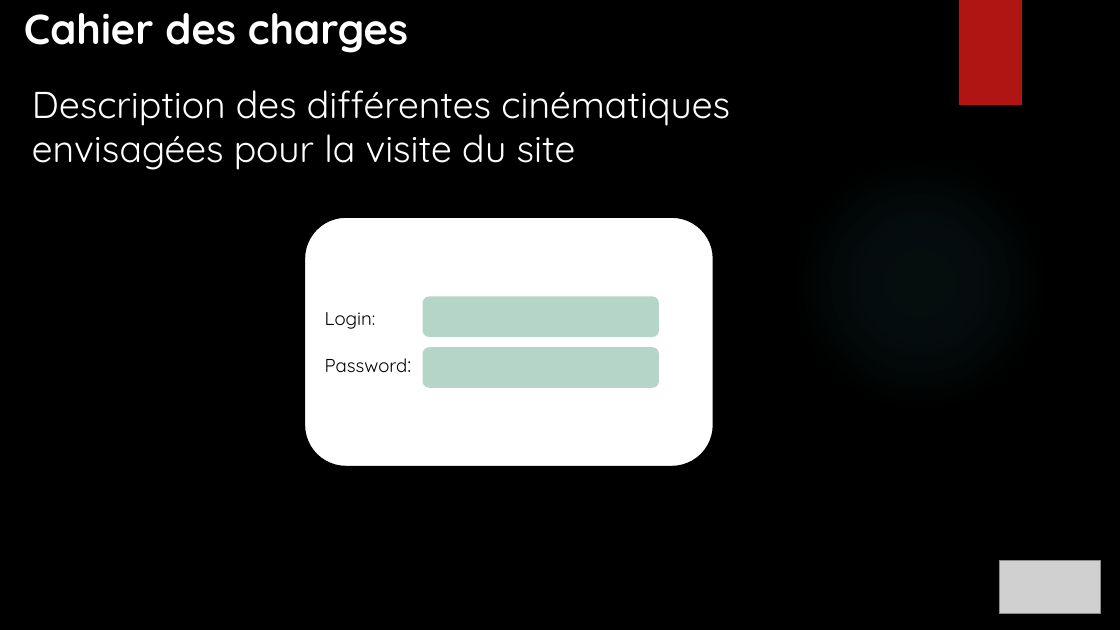
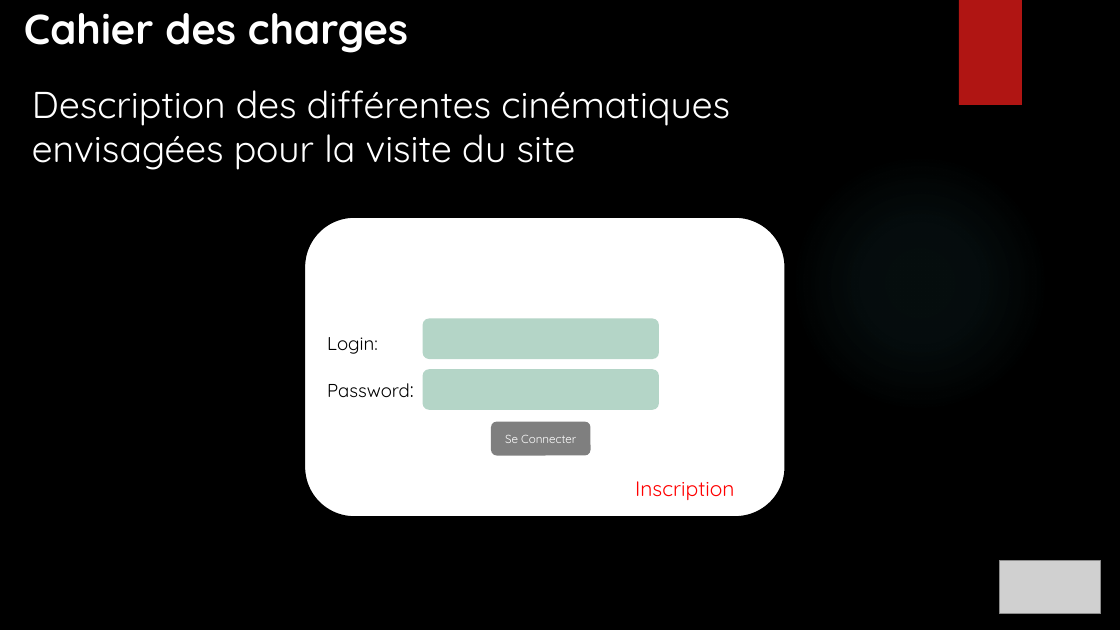
Before and after one commit to ChampemeDylan/UPOP, a slide deck: slide 7 of Présentation UPOP.pptx. Drawn at 1120x630 pixels with LibreOffice and Linux fonts; fonts in the diff are those of the drawing; grey boxes stand for pictures; background and template pictures are left out. Boxes give left, top, right and bottom in pixels: in the first picture for what was removed or moved away, otherwise in the second. Text is boxed around its words. In the diff, an @@ line names an element or a change of style, - is before the commit and + after.

```diff
--- a/Présentation UPOP.pptx
+++ b/Présentation UPOP.pptx
@@ rounded rectangle "Login:": place and size @@
-rounded rectangle "Login:" at (304, 217, 713, 466)
+rounded rectangle "Login:" at (304, 217, 786, 517)
@@ rounded rectangle: place and size @@
-rounded rectangle at (423, 297, 660, 338)
+rounded rectangle at (423, 318, 660, 360)
@@ rounded rectangle: place and size @@
-rounded rectangle at (423, 347, 660, 388)
+rounded rectangle at (423, 369, 660, 410)
@@ rounded rectangle added at (492, 422, 591, 455), fill #000000 at 50% opacity, 10 pt, text #FFFFFF @@
+Se Connecter
@@ text added at (635, 481, 734, 500), 18 pt, text #FF0000 @@
+Inscription
```
Also in this commit, not shown: 2 other slides changed, 1 slide added, 2 slides removed.
